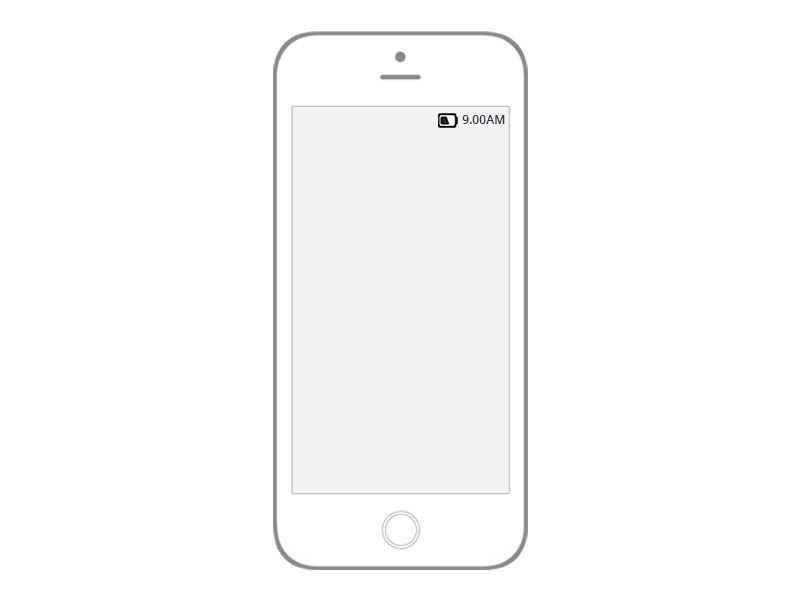
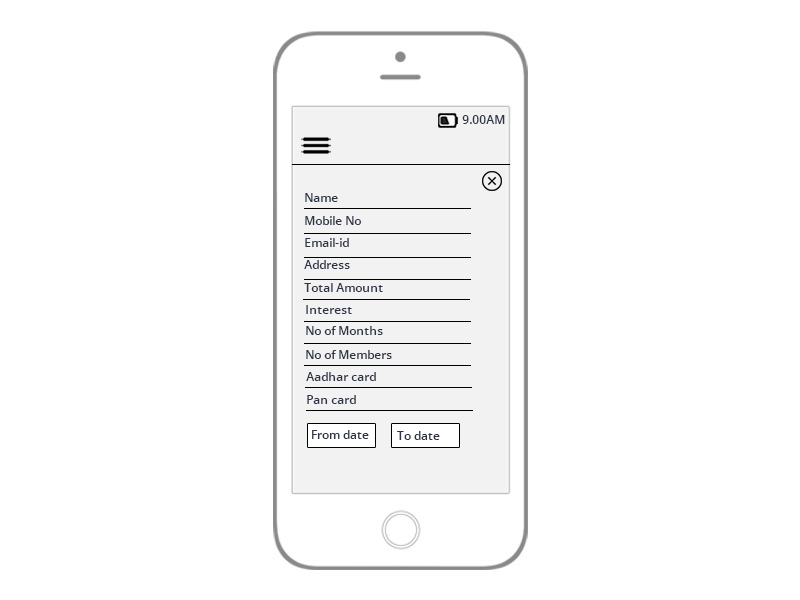
Comparing the layer stacks of the two 800px x 600px images. Changes:
added layer "From date" above "To date" over [312, 430, 369, 439]
added layer "To date" above "Rectangle 1 copy" over [397, 431, 440, 440]
added layer "Rectangle 1 copy" above "Rectangle 1" over [392, 424, 459, 447]
added layer "Rectangle 1" above "Pan card" over [308, 424, 375, 447]
added layer "Pan card" above "Aadhar card" over [307, 395, 356, 404]
added layer "Aadhar card" above "No of Members" over [306, 372, 376, 381]
added layer "No of Members" above "No of Months" over [306, 350, 392, 359]
added layer "No of Months" above "Interest" over [306, 326, 383, 335]
added layer "Interest" above "Total Amount" over [306, 305, 352, 314]
added layer "Total Amount" above "Address" over [304, 283, 383, 292]
added layer "Address" above "Email-id" over [304, 260, 350, 269]
added layer "Email-id" above "Mobile No" over [305, 238, 349, 247]
added layer "Mobile No" above "Name" over [305, 216, 361, 225]
added layer "Name" above "Shape 1" over [305, 193, 338, 202]
added layer "Shape 1" above "Layer 2" over [292, 164, 510, 165]
added layer "Layer 2" above "Shape 2 copy 9" over [301, 137, 331, 154]
added layer "Shape 2 copy 9" above "Shape 2 copy 8" over [306, 410, 473, 411]
added layer "Shape 2 copy 8" above "Shape 2 copy 7" over [305, 387, 472, 388]
added layer "Shape 2 copy 7" above "Shape 2 copy 6" over [304, 365, 471, 366]
added layer "Shape 2 copy 6" above "Shape 2 copy 5" over [304, 343, 471, 344]
added layer "Shape 2 copy 5" above "Shape 2 copy 4" over [304, 321, 471, 322]
added layer "Shape 2 copy 4" above "Shape 2 copy 3" over [303, 299, 470, 300]
added layer "Shape 2 copy 3" above "Shape 2 copy 2" over [304, 279, 471, 280]
added layer "Layer 3" above "Layer 0" over [482, 171, 502, 191]
…and 3 more changes (3 added)
